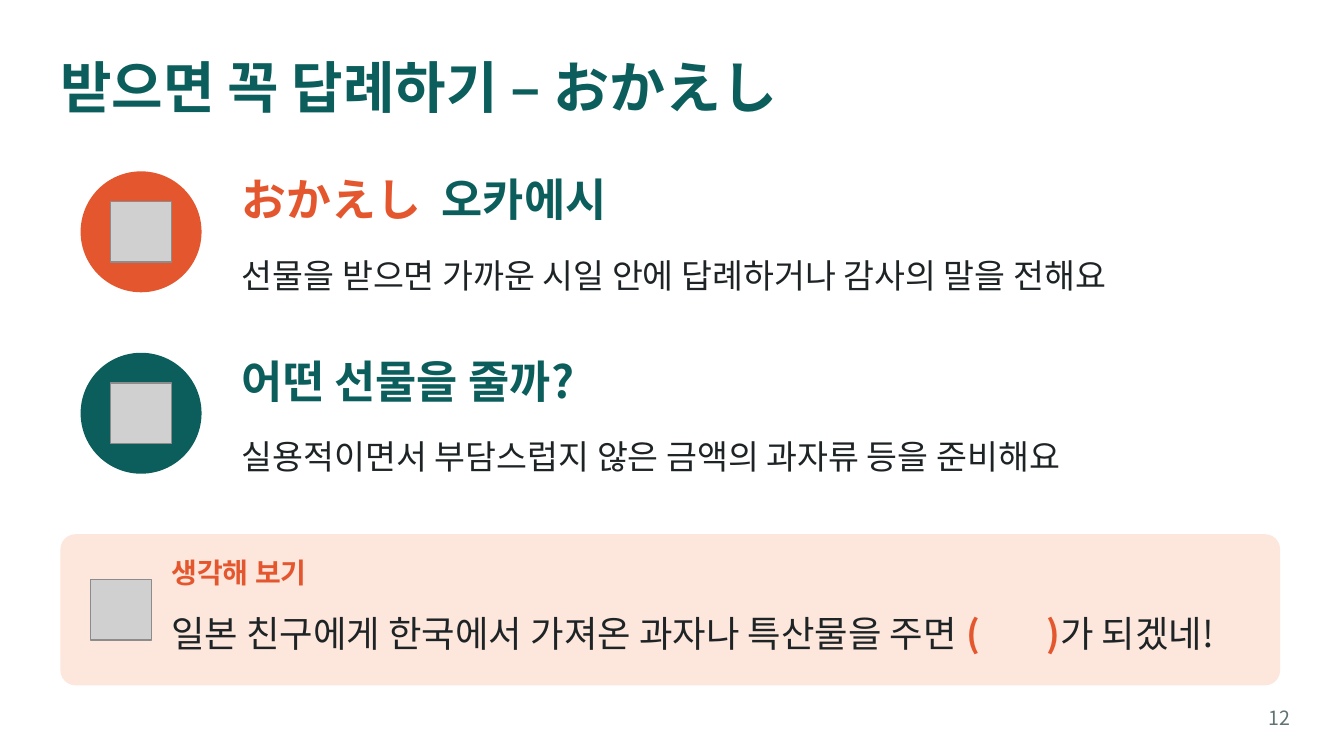
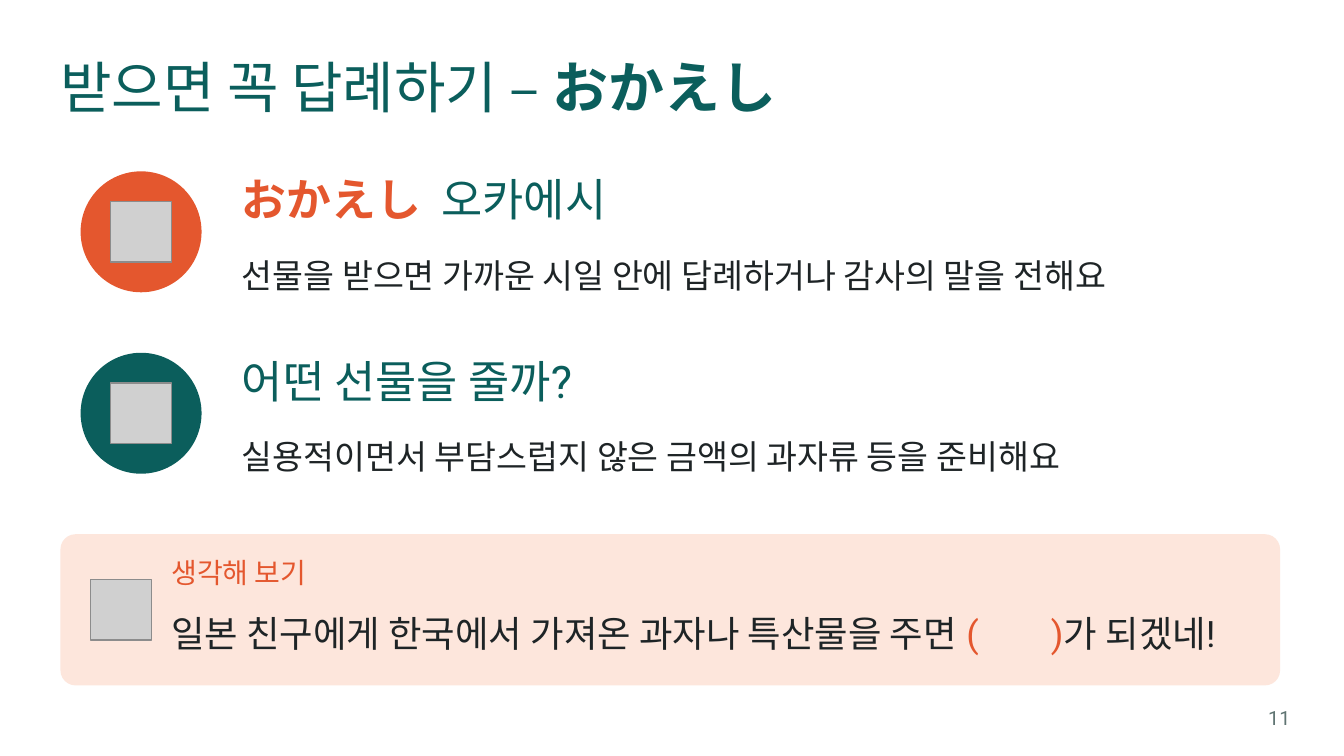
Before and after one commit to choeetururira/japanese, a slide deck: slide 11 of 일본문화광장_수업.pptx (slide 12 before the commit). Drawn at 1344x756 pixels with LibreOffice and Linux fonts; fonts in the diff are those of the drawing; grey boxes stand for pictures. Boxes give left, top, right and bottom in pixels: in the first picture for what was removed or moved away, otherwise in the second. Text is boxed around its words. In the diff, an @@ line names an element or a change of style, - is before the commit and + after.

```diff
--- a/일본문화광장_수업.pptx
+++ b/일본문화광장_수업.pptx
@@ title "받으면 꼭 답례하기 – おかえし" at bbox=[60, 61, 776, 113]: font Noto Sans CJK KR to Roboto, bold off in "받으면 꼭 답례하기 –" @@
@@ text "おかえし 오카에시" at bbox=[242, 179, 606, 220]: font Noto Sans CJK KR to Roboto, bold off in "오카에시" @@
@@ text "어떤 선물을 줄까?" at bbox=[242, 361, 572, 402]: font Noto Sans CJK KR to Roboto, bold off @@
@@ text "생각해 보기" at bbox=[171, 560, 307, 585]: font Noto Sans CJK KR to Roboto, bold off @@
@@ text "일본 친구에게 한국에서 가져온 과자나 ..." at bbox=[171, 617, 1215, 655]: font Noto Sans CJK KR to Roboto; bold off in "( )가" @@
@@ page number at bbox=[1268, 711, 1290, 725]: text changed; font Noto Sans CJK KR to Roboto @@
-12
+11
```
Also in this commit, not shown: 22 other slides changed, 4 slides removed, 1 other file.
